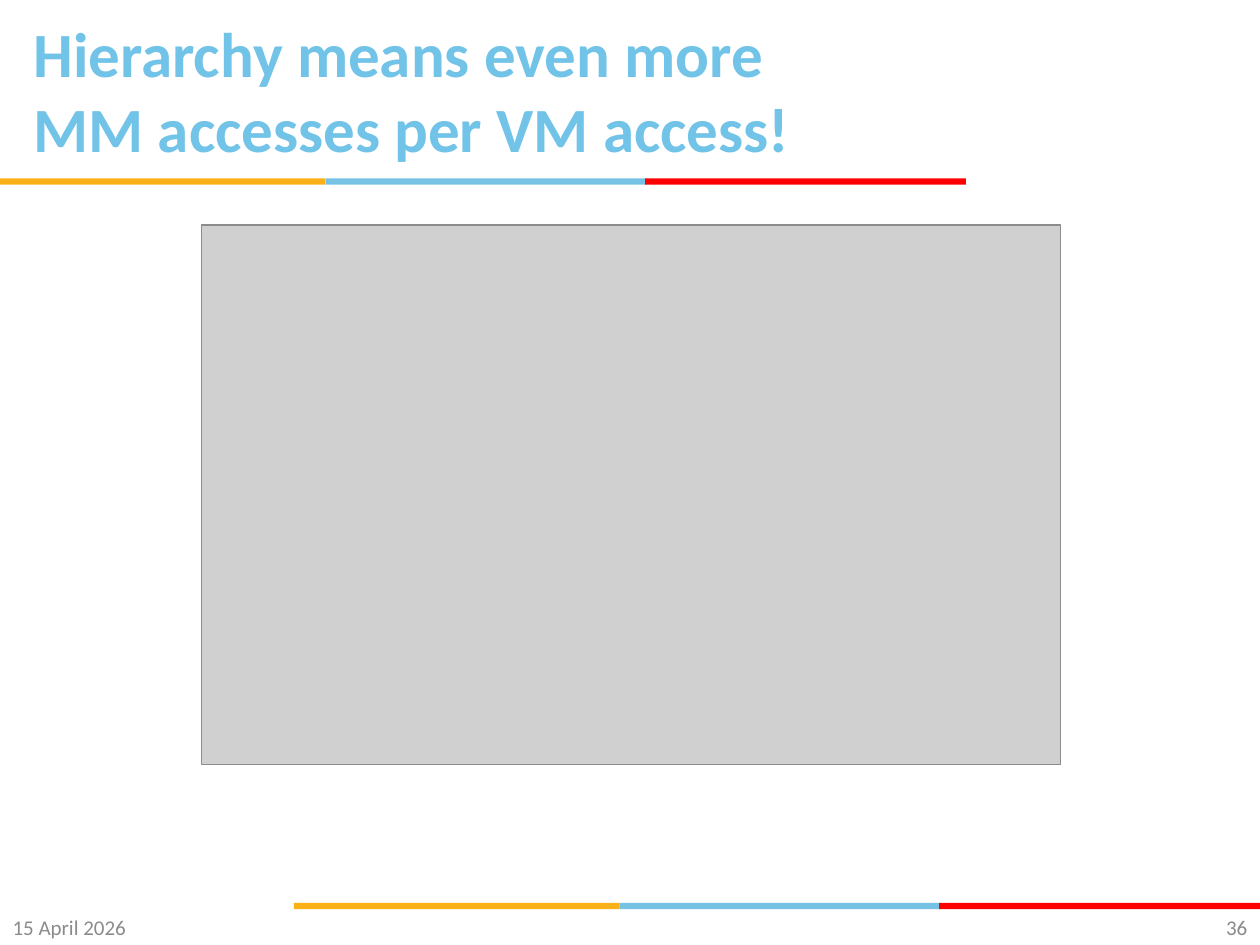
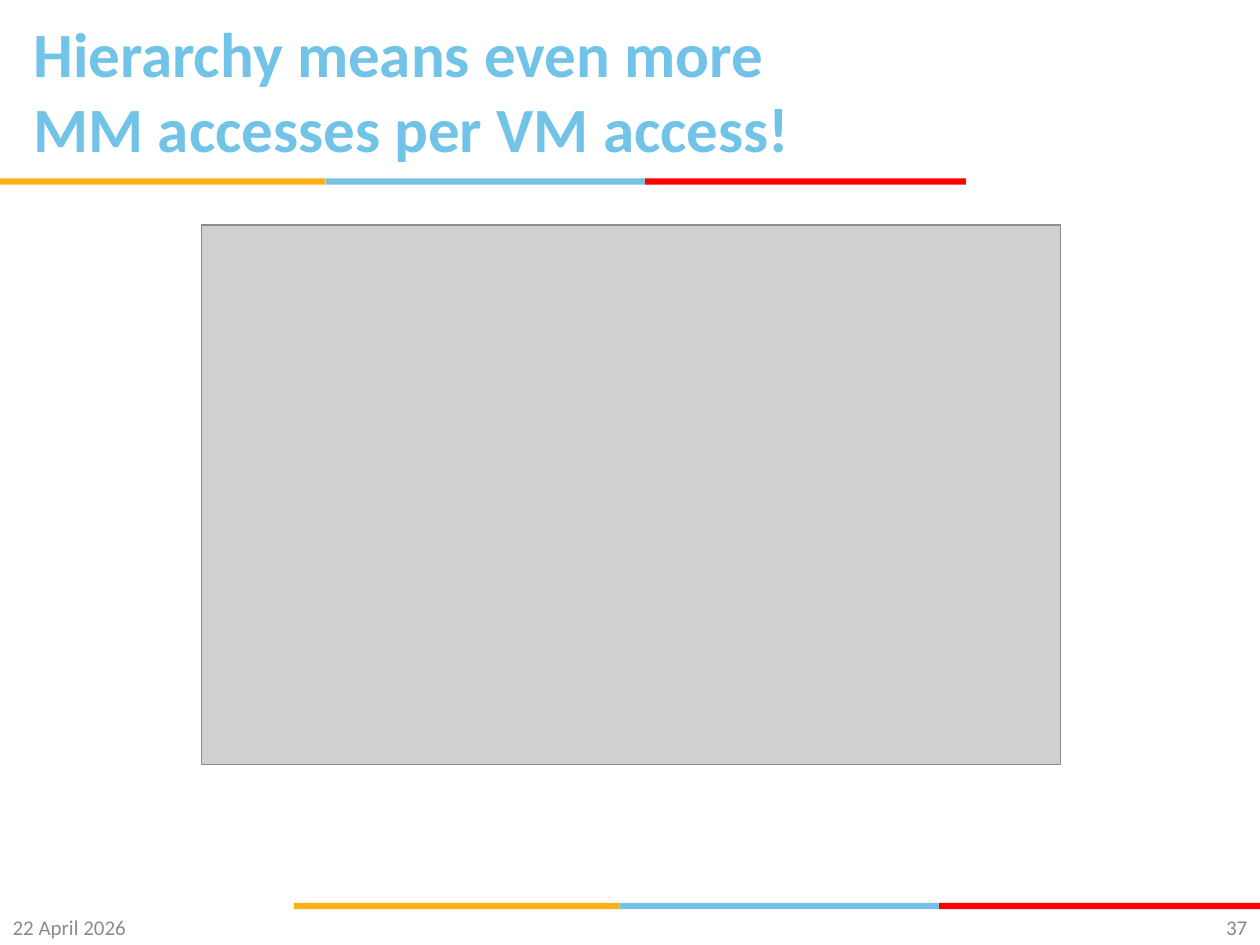
Before and after one commit to gsaurabhr-teaching/csf342-material, a slide deck: slide 37 of Lec-33-36-VM.pptx (slide 36 before the commit). Drawn at 1260x945 pixels with LibreOffice and Linux fonts; fonts in the diff are those of the drawing; grey boxes stand for pictures; background and template pictures are left out. Boxes give left, top, right and bottom in pixels: in the first picture for what was removed or moved away, otherwise in the second. Text is boxed around its words. In the diff, an @@ line names an element or a change of style, - is before the commit and + after.

```diff
--- a/Lec-33-36-VM.pptx
+++ b/Lec-33-36-VM.pptx
@@ text at bbox=[13, 920, 126, 939]: text changed @@
-15 April 2026
+22 April 2026
@@ page number at bbox=[1226, 921, 1247, 935]: text changed @@
-36
+37
```
Also in this commit, not shown: 42 other slides changed, 2 slides added, 1 slide removed.
